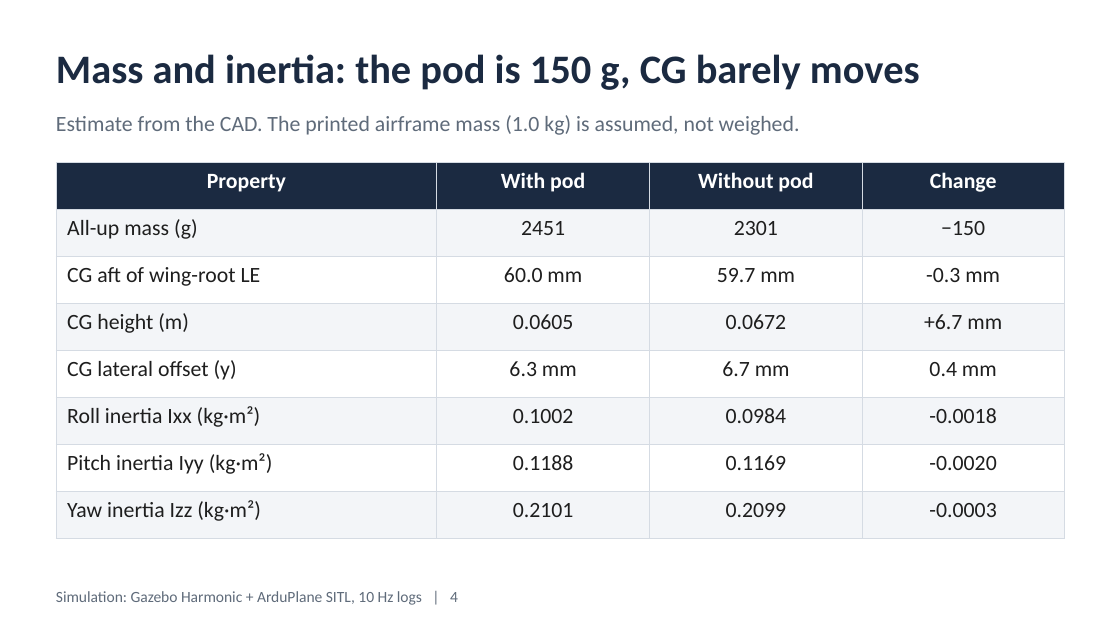
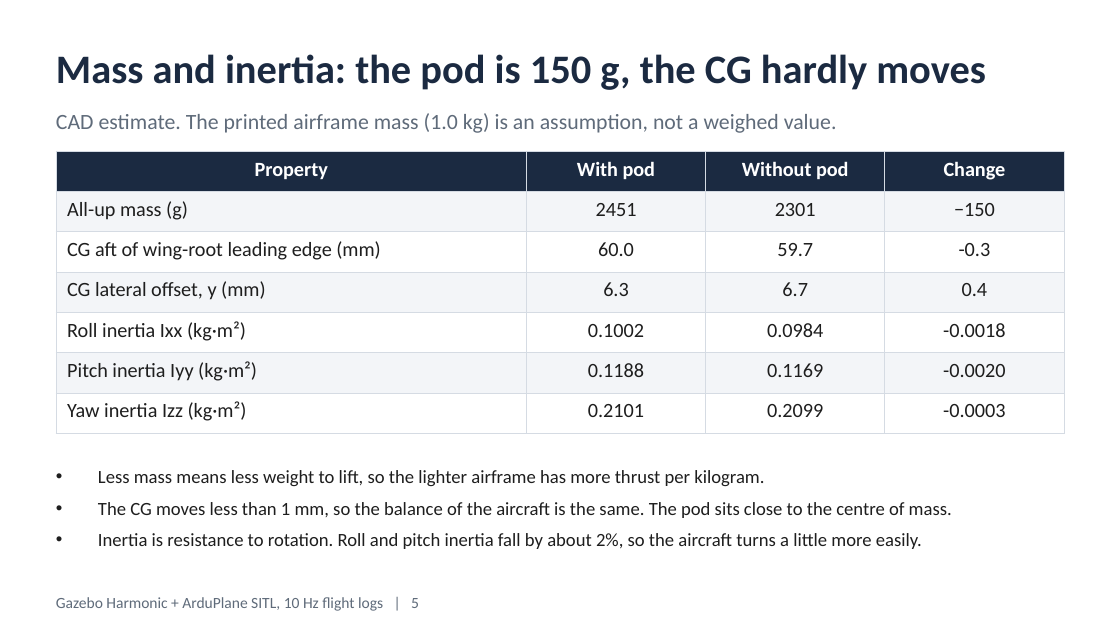
Before and after one commit to nimit0506/StallionAutomation, a slide deck: slide 6 of docs/Stallion_V2_Pod_vs_NoPod_Flight_Dynamics.pptx (slide 4 before the commit). Drawn at 1120x630 pixels with LibreOffice and Linux fonts; fonts in the diff are those of the drawing. Boxes give left, top, right and bottom in pixels: in the first picture for what was removed or moved away, otherwise in the second. Text is boxed around its words. In the diff, an @@ line names an element or a change of style, - is before the commit and + after.

```diff
--- a/docs/Stallion_V2_Pod_vs_NoPod_Flight_Dynamics.pptx
+++ b/docs/Stallion_V2_Pod_vs_NoPod_Flight_Dynamics.pptx
@@ text at [56,54,986,90]: text changed @@
-Mass and inertia: the pod is 150 g, CG barely moves
+Mass and inertia: the pod is 150 g, the CG hardly moves
@@ text at [56,113,837,133]: text changed @@
-Estimate from the CAD. The printed airframe mass (1.0 kg) is assumed, not weighed.
+CAD estimate. The printed airframe mass (1.0 kg) is an assumption, not a weighed value.
@@ table at [56,151,1064,425] @@
-row 3: CG aft of wing-root LE | 60.0 mm | 59.7 mm | -0.3 mm
-row 4: CG height (m) | 0.0605 | 0.0672 | +6.7 mm
-row 5: CG lateral offset (y) | 6.3 mm | 6.7 mm | 0.4 mm
+row 3: CG aft of wing-root leading edge (mm) | 60.0 | 59.7 | -0.3
+row 4: CG lateral offset, y (mm) | 6.3 | 6.7 | 0.4
@@ table: place and size @@
-table at [56,162,1064,525]
+table at [56,151,1064,425]
@@ text added at [98,470,952,549], 12 pt, text #1E1E1E @@
+• Less mass means less weight to lift, so the lighter airframe has more thrust per kilogram.
+• The CG moves less than 1 mm, so the balance of the aircraft is the same. The pod sits close to the centre of mass.
+• Inertia is resistance to rotation. Roll and pitch inertia fall by about 2%, so the aircraft turns a little more easily.
@@ text at [56,597,419,611]: text changed @@
-Simulation: Gazebo Harmonic + ArduPlane SITL, 10 Hz logs | 4
+Gazebo Harmonic + ArduPlane SITL, 10 Hz flight logs | 5
```
Also in this commit, not shown: 11 other slides changed, 3 slides added, 2 slides removed, 1 other file.
